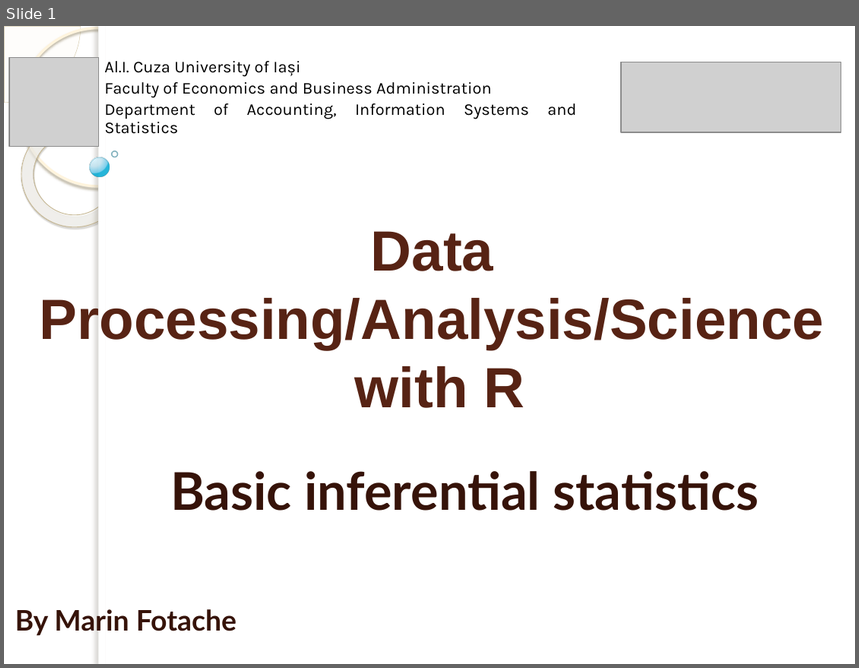
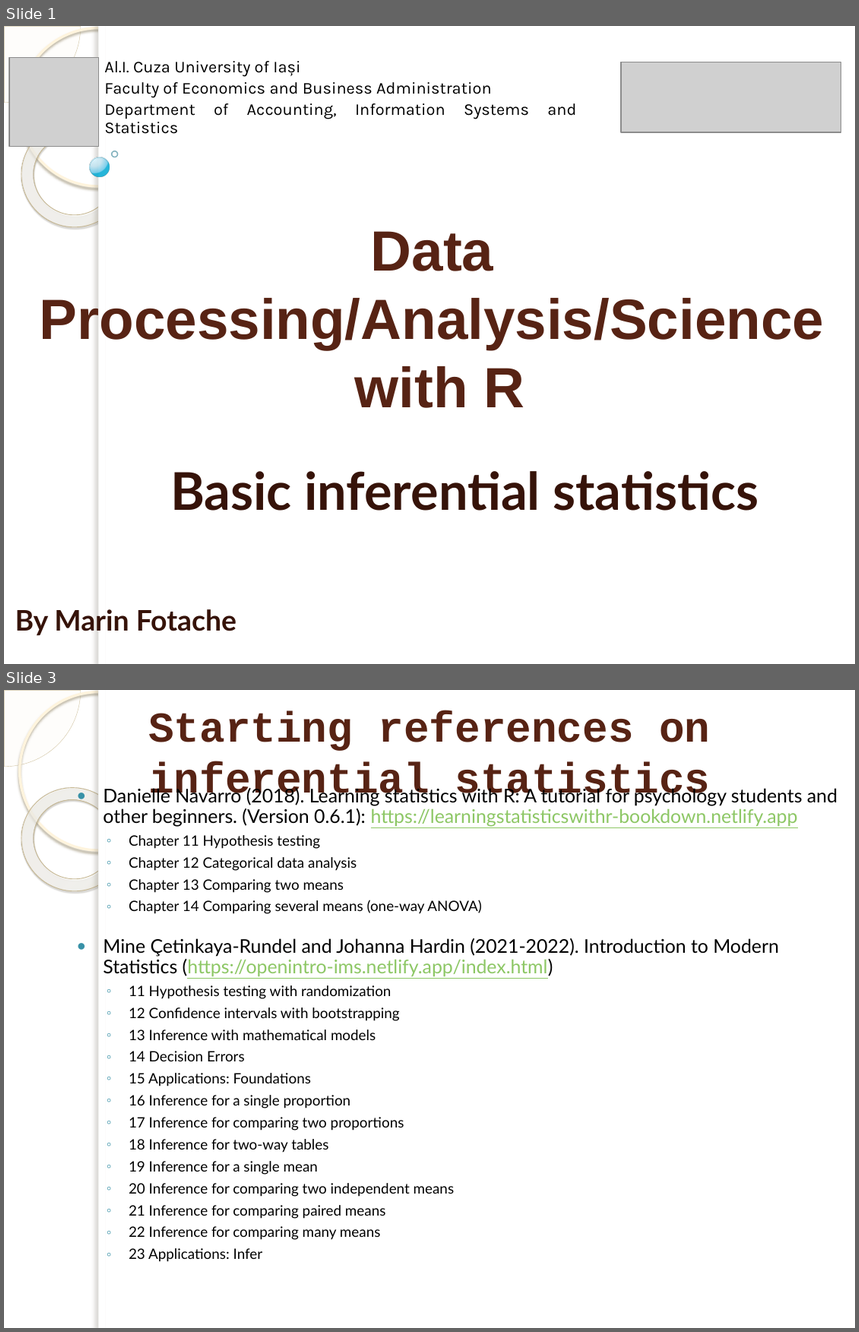
Before and after one commit to marinfotache/Data-Processing-Analysis-Science-with-R, a slide deck: 10 Basic Inferential Statistics/10_basic_inferential_statistics.pptx. Shown one above the other, each under a label of ours: slide 1 before the commit, slides 1 and 3 after it; the slides between them are not shown. The pictures are 859x668 and 859x1332 pixels, drawn with LibreOffice and Linux fonts; fonts in the diff are those of the drawing; grey boxes stand for pictures; background and template pictures are left out. Boxes give left, top, right and bottom in pixels: in the first picture for what was removed or moved away, otherwise in the second. Text is boxed around its words. In the diff, an @@ line names an element or a change of style, - is before the commit and + after.

```diff
--- a/10 Basic Inferential Statistics/10_basic_inferential_statistics.pptx
+++ b/10 Basic Inferential Statistics/10_basic_inferential_statistics.pptx
@@ slide 3 added at bbox=[4, 690, 855, 1328], background picture (left out); not listed: 5 template elements that a slide beside it also shows @@
@@ title added at bbox=[148, 711, 711, 804], 36 pt, text #572314, bold @@
+Starting references on inferential statistics
@@ text added at bbox=[103, 787, 838, 1262], 12.1 pt, text #000000 @@
+● Danielle Navarro (2018). Learning statistics with R: A tutorial for psychology students and other beginners. (Version 0.6.1): https://learningstatisticswithr-bookdown.netlify.app
+  ◦ Chapter 11 Hypothesis testing
+  ◦ Chapter 12 Categorical data analysis
+  ◦ Chapter 13 Comparing two means
+  ◦ Chapter 14 Comparing several means (one-way ANOVA)
+● Mine Çetinkaya-Rundel and Johanna Hardin (2021-2022). Introduction to Modern Statistics (https://openintro-ims.netlify.app/index.html)
+  ◦ 11 Hypothesis testing with randomization
+  ◦ 12 Confidence intervals with bootstrapping
+  ◦ 13 Inference with mathematical models
+  ◦ 14 Decision Errors
+  ◦ 15 Applications: Foundations
+  ◦ 16 Inference for a single proportion
+  ◦ 17 Inference for comparing two proportions
+  ◦ 18 Inference for two-way tables
+  ◦ 19 Inference for a single mean
+  ◦ 20 Inference for comparing two independent means
+  ◦ 21 Inference for comparing paired means
+  ◦ 22 Inference for comparing many means
+  ◦ 23 Applications: Infer
```
Also in this commit, not shown: 3 slides changed, 1 other slide added, 1 slide removed.
